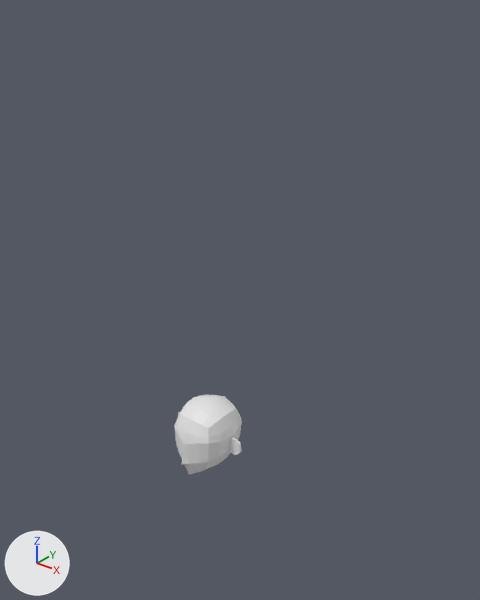
The Blender file 3D Modelling/Vtuber Avatar/vtuber.blend: old version first, new version second.
Both versions are drawn from a camera (50 mm lens) standing at (1.14, -1.267, 1.745) and looking at (0.056, 0.087, 0.905). The axes (+X, +Y, +Z) are drawn at lower left. The lights are the same throughout.
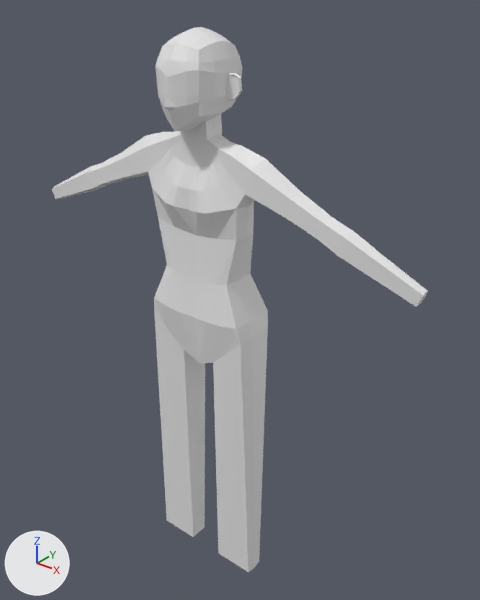
Boxes [x1, y1, x2, y2] around the edits, measured in the pictures (480 x 600 px):
```json
{"object": "Cube.001", "change": "added", "after": [52, 114, 428, 572]}
{"object": "Cube", "change": "mesh moved", "before": [174, 395, 242, 475], "after": [155, 27, 242, 131]}
```

The change, as JSON lines over the scene's bpy script:
```json
{"block": "me_cube_002", "where": "me_cube_002.from_pydata(...)  # 147 vertices, 129 faces; spans x 0.0..0.131, y -0.127..0.107, z 0.348..0.583"}
{"block": "me_cube_002", "where": "# used by ob_cube; location = (0.0, 0.0, 0.0)"}
{"block": "me_cube_002", "change": "me_cube_002 part 1: the whole mesh is moved by (0.0, 0.0, 1.056)"}
{"op": "add", "block": "me_cube", "code": ["me_cube = bpy.data.meshes.new('Cube')", "me_cube.from_pydata(...)  # 149 vertices, 132 faces; spans x 0.0..0.642, y -0.069..0.101, z 0.005..1.441"]}
{"op": "add", "block": "ob_cube_001", "code": ["ob_cube_001 = bpy.data.objects.new('Cube.001', me_cube)", "ob_cube_001.location = (0.0, 0.0, 0.0)", "_m = ob_cube_001.modifiers.new('Mirror', 'MIRROR')", "_m.use_clip = True"]}
```
